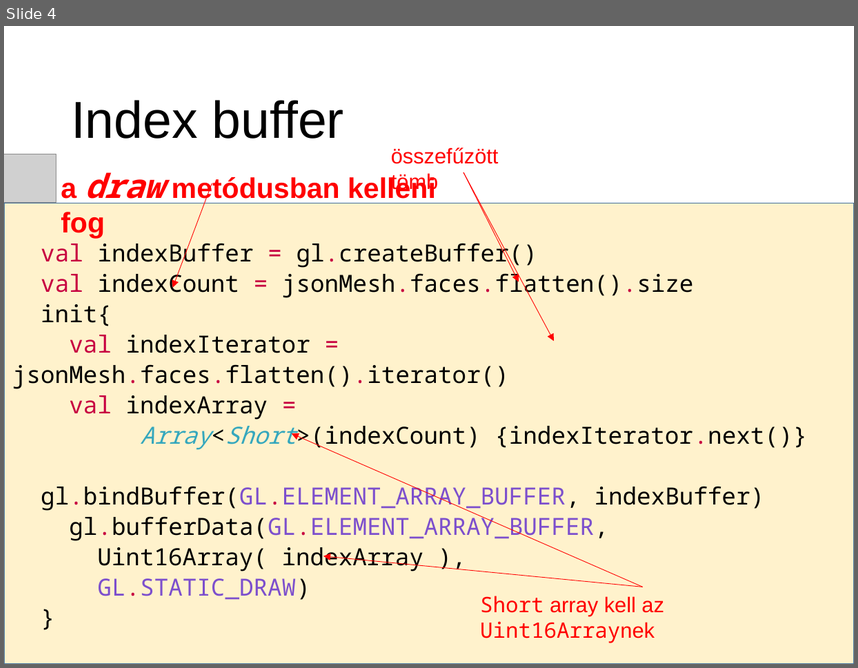
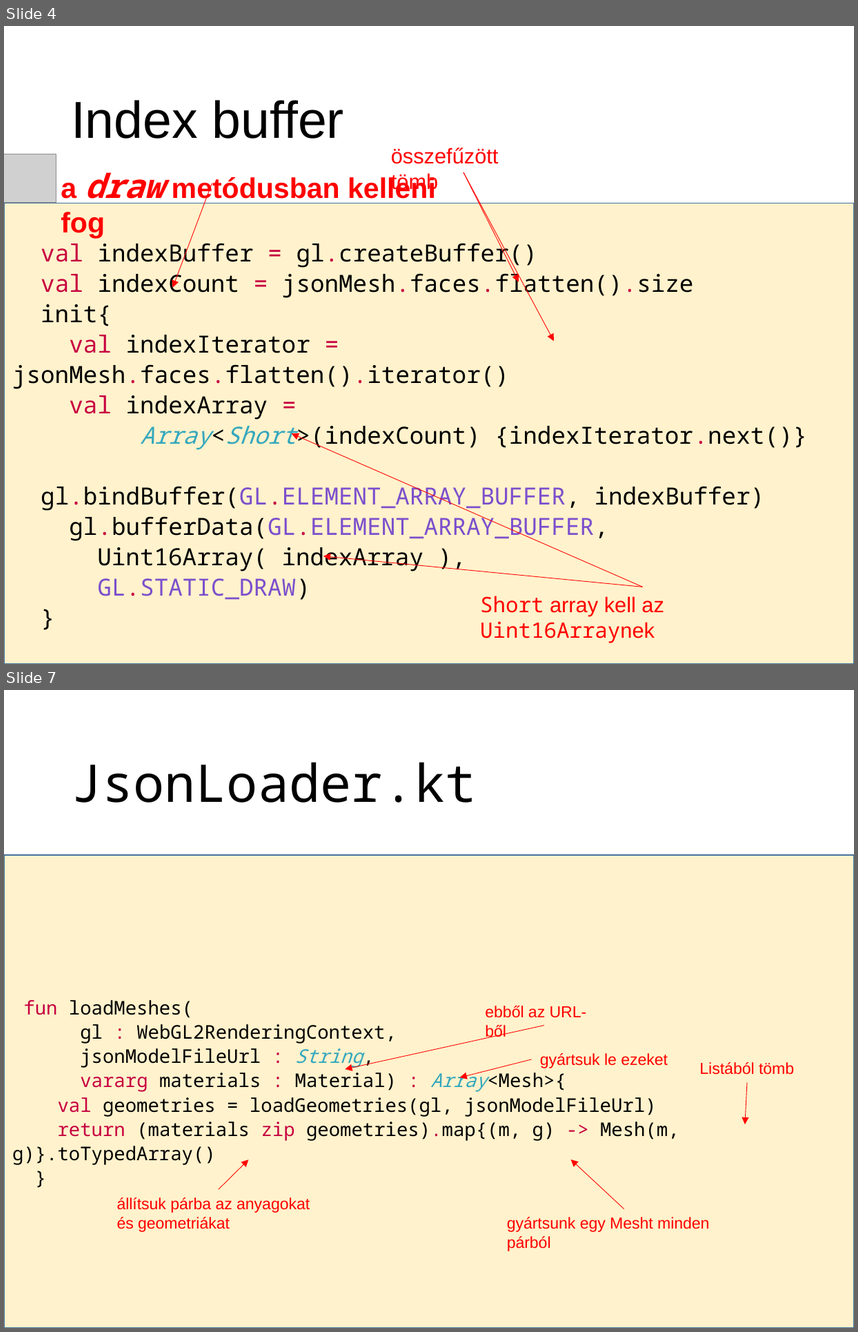
Before and after one commit to szecsi/kogfactory, a slide deck: projects/kog.3gr.030-3d/lab.pptx. Shown one above the other, each under a label of ours: slide 4 before the commit, slides 4 and 7 after it; the slides between them are not shown. The pictures are 858x668 and 858x1332 pixels, drawn with LibreOffice and Linux fonts; fonts in the diff are those of the drawing; grey boxes stand for pictures. Boxes give left, top, right and bottom in pixels: in the first picture for what was removed or moved away, otherwise in the second. Text is boxed around its words. In the diff, an @@ line names an element or a change of style, - is before the commit and + after.

```diff
--- a/projects/kog.3gr.030-3d/lab.pptx
+++ b/projects/kog.3gr.030-3d/lab.pptx
@@ slide 7 added at (x1=4, y1=690, x2=854, y2=1328), background #FFFFFF @@
@@ title added at (x1=71, y1=762, x2=477, y2=802), 44 pt, text #000000 @@
+JsonLoader.kt
@@ rectangle added at (x1=4, y1=855, x2=854, y2=1328), fill #FFF2CC, outline #43739E 1 pt, 16 pt, text #000000 @@
+fun loadMeshes(
+gl : WebGL2RenderingContext,
+jsonModelFileUrl : String,
+vararg materials : Material) : Array<Mesh>{
+val geometries = loadGeometries(gl, jsonModelFileUrl)
+return (materials zip geometries).map{(m, g) -> Mesh(m, g)}.toTypedArray()
+}
@@ text added at (x1=485, y1=1005, x2=587, y2=1038), 13.5 pt, text #FF0000 @@
+ebből az URL-ből
@@ arrow added from (545, 1025) to (345, 1069), #FF0000 0.5 pt @@
@@ arrow added from (532, 1059) to (459, 1078), #FF0000 0.5 pt @@
@@ text added at (x1=540, y1=1053, x2=668, y2=1068), 13.5 pt, text #FF0000 @@
+gyártsuk le ezeket
@@ text added at (x1=700, y1=1062, x2=794, y2=1074), 13.5 pt, text #FF0000 @@
+Listából tömb
@@ arrow added from (747, 1082) to (745, 1125), #FF0000 0.5 pt @@
@@ arrow added from (218, 1189) to (249, 1159), #FF0000 0.5 pt @@
@@ arrow added from (624, 1209) to (571, 1159), #FF0000 0.5 pt @@
@@ text added at (x1=117, y1=1197, x2=310, y2=1232), 13.5 pt, text #FF0000 @@
+állítsuk párba az anyagokat és geometriákat
@@ text added at (x1=507, y1=1216, x2=709, y2=1251), 13.5 pt, text #FF0000 @@
+gyártsunk egy Mesht minden párból
```
Also in this commit, not shown: 4 slides changed, 1 other slide added, 3 slides removed, 5 other files.
